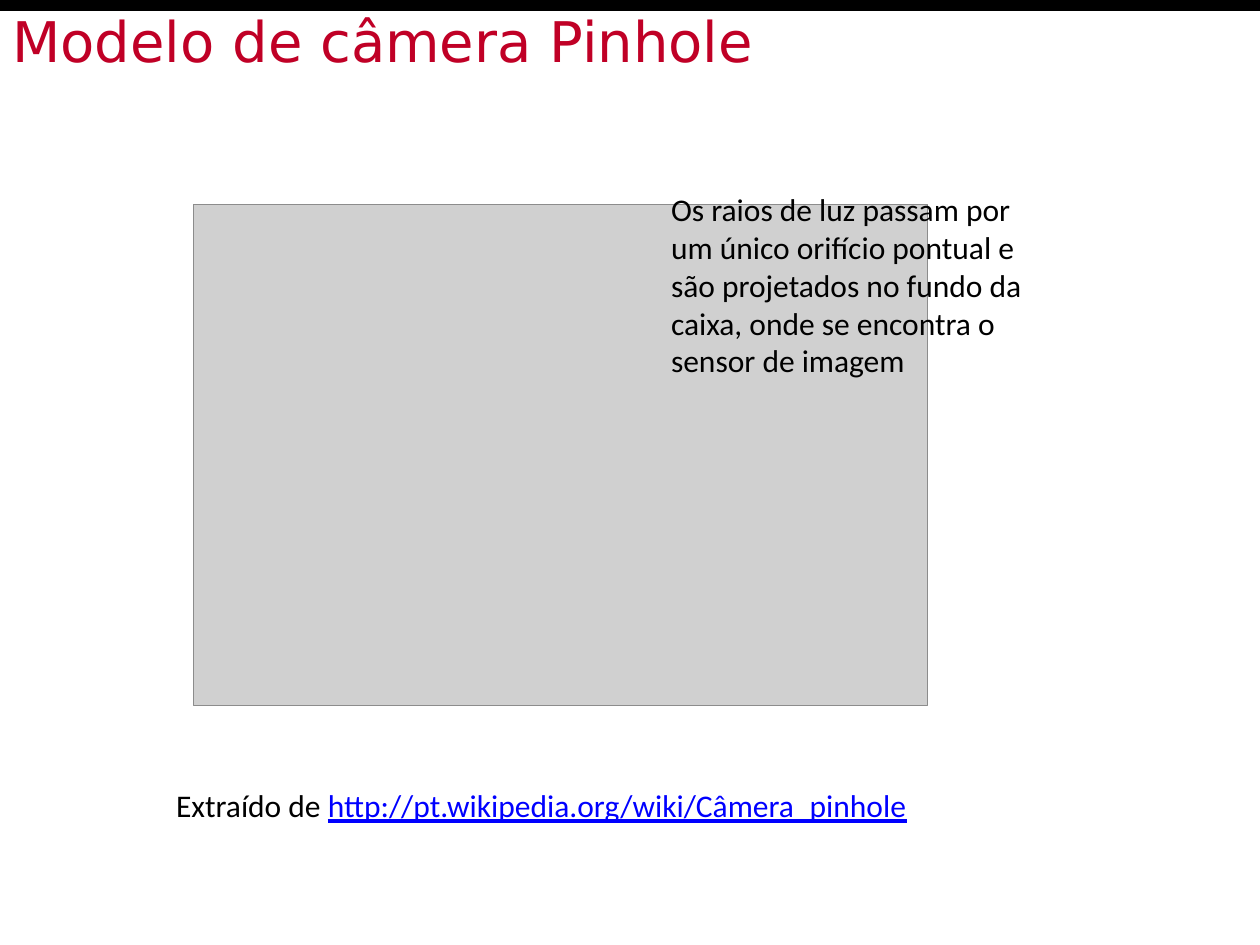
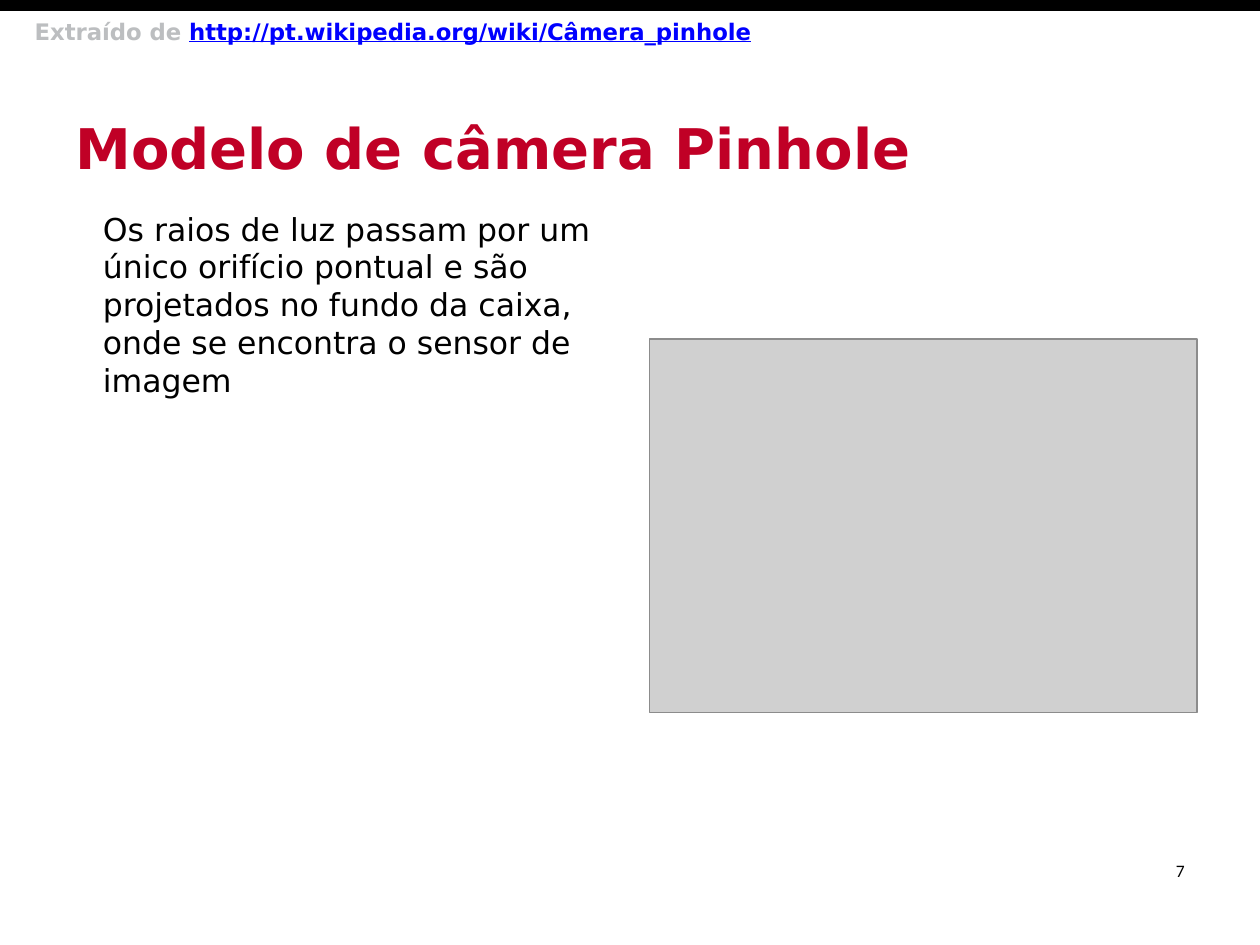
Before and after one commit to Insper/robotica-computacional, a slide deck: slide 7 of docs/modulos/02-modelo-de-camera/slides.pptx (slide 2 before the commit). Drawn at 1260x945 pixels with LibreOffice and Linux fonts; fonts in the diff are those of the drawing; grey boxes stand for pictures; background and template pictures are left out. Boxes give left, top, right and bottom in pixels: in the first picture for what was removed or moved away, otherwise in the second. Text is boxed around its words. In the diff, an @@ line names an element or a change of style, - is before the commit and + after.

```diff
--- a/docs/modulos/02-modelo-de-camera/slides.pptx
+++ b/docs/modulos/02-modelo-de-camera/slides.pptx
@@ text "Extraído de http://pt.wikipedia.org/wiki/Câmera_pinhole" moved from (x1=176, y1=795, x2=906, y2=823) to (x1=35, y1=22, x2=751, y2=46) @@
@@ text "Extraído de http://pt.wikipedia.org/wiki/Câmera_pinhole" at (x1=35, y1=22, x2=751, y2=46): size 18 to 13 pt, font Calibri to DejaVu Sans, bold on; text colour #000000 to #BCBEC0 in "Extraído de"; more space between paragraphs @@
@@ title "Modelo de câmera Pinhole" moved from (x1=12, y1=17, x2=752, y2=63) to (x1=75, y1=124, x2=911, y2=170) @@
@@ title "Modelo de câmera Pinhole" at (x1=75, y1=124, x2=911, y2=170): bold on @@
@@ text "Os raios de luz passam ..." moved from (x1=671, y1=195, x2=1022, y2=378) to (x1=103, y1=217, x2=590, y2=399) @@
@@ text "Os raios de luz passam ..." at (x1=103, y1=217, x2=590, y2=399): font Calibri to DejaVu Sans; more space between paragraphs @@
@@ picture resized from (x1=193, y1=204, x2=927, y2=706) to (x1=650, y1=339, x2=1197, y2=712) @@
@@ page number added at (x1=1176, y1=865, x2=1185, y2=877), 10 pt, text #000000 @@
+7
```
Also in this commit, not shown: 5 other slides changed, 9 slides added, 7 slides removed, 1 other file.
